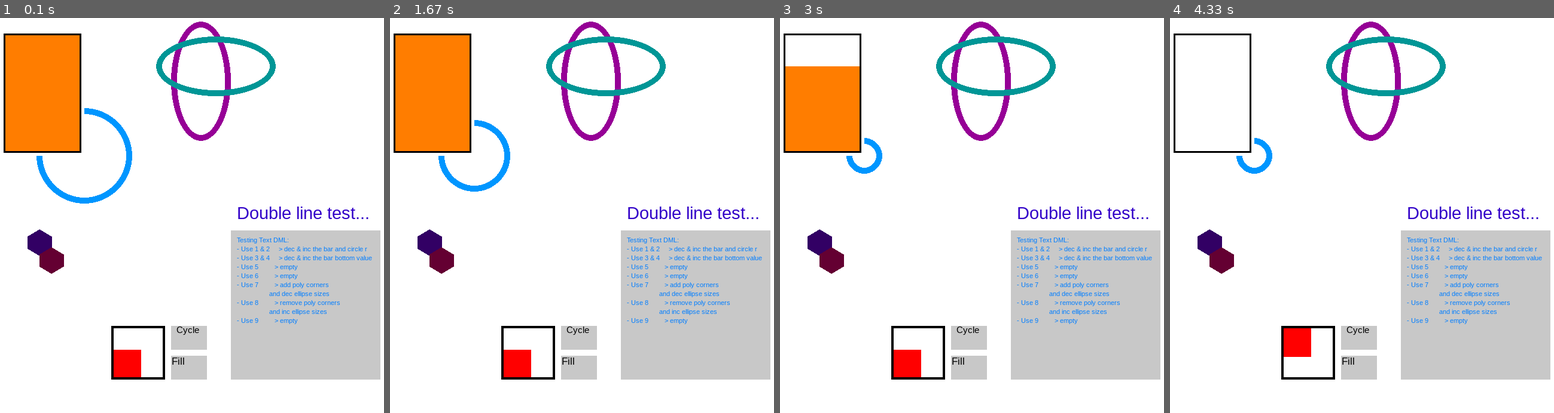
Above: before the commit, frames 1-4 (left to right).
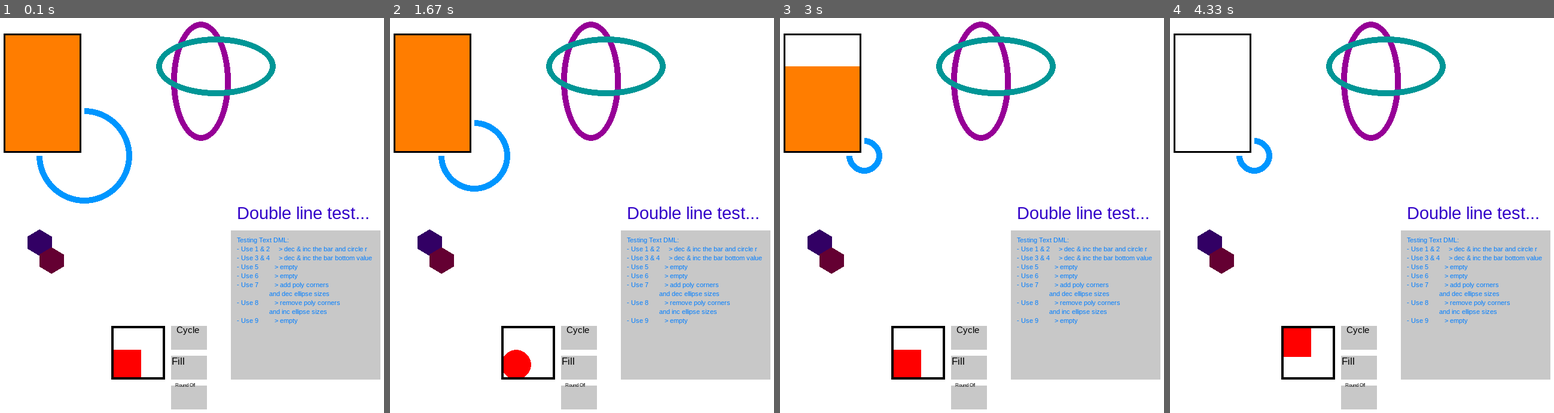
Above: after the commit, the same moments.

Repository: reimerrigtering/PygameUIExtension
Game: pygame game, started from testing.py
Two runs of this game, one before a commit and one after it. Both use one fixed random seed, a clock stepped at 60 frames per second and the inputs below.
Inputs (mouse positions are in pixels of both pictures, inside the frame that each line leads up to):
- Up to frame 1 (0.1 s): no input
- Up to frame 2 (1.67 s): tap 1 at 0.33, 1.33 s; click (624, 262) at 0.72 s; click (578, 397) at 1.05 s
- Up to frame 3 (3 s): click (968, 397) at 1.72 s; tap 1 at 2.07, 2.37, 2.62, 2.95 s; tap 4 at 2.15 s
- Up to frame 4 (4.33 s): tap 2 at 3.03 s; tap 1 at 3.25, 3.45, 3.75 s; tap 4 at 3.53 s; click "Cycle" at 4 s

The runs differ from the first frame. In frame 1, 0.6% of the frame differs, in the area x 44-54%, y 92-100%; in frame 2, 0.7%, in the area x 29-54%, y 83-100%; in frame 3, 0.6%; in frame 4, 0.6%.

Commit message:
Tested unverified features and bug fixes

Diff:
--- a/testing.py
+++ b/testing.py
@@ -47,8 +47,24 @@
 moving_block_fill = ObjectAnimation([(ObjectAnimation.Action.MOVE_TO, {'x': 200, 'y': 560, 'time': 60}),
                                      (ObjectAnimation.Action.SCALE_TO, {'width': 90, 'height': 90, 'time': 60})],
                                     animation_objects=[moving_block])
+moving_block_round_off = ObjectAnimation([(ObjectAnimation.Action.CHANGE_CORNER_RADIUS_TO,
+                                           {'radius': 60, 'time': 20})], animation_objects=[moving_block])
+moving_block_square = ObjectAnimation([(ObjectAnimation.Action.CHANGE_CORNER_RADIUS_TO,
+                                        {'radius': 0, 'time': 20})], animation_objects=[moving_block])
 
 moving_block_sequence_pos = 0
+block_rounded = False
+
+
+def round_block() -> None:
+    global block_rounded
+    if block_rounded:
+        moving_block_square.start()
+        print('cornering block')
+    else:
+        moving_block_round_off.start()
+        print('rounding block')
+    block_rounded = not block_rounded
 
 
 def move_block() -> None:
@@ -67,6 +83,8 @@
                            call_on_press=move_block)
 fill_block_button = Button(Rect(300, 610, 60, 40, color=(200, 200, 200)), _text=Text('Fill'), button_type='push',
                            call_on_press=moving_block_fill.start)
+round_block_button = Button(Rect(300, 660, 60, 40, color=(200, 200, 200)), _text=Text('Round Off'), button_type='push',
+                            call_on_press=round_block)
 
 
 def update_window():
@@ -87,6 +105,7 @@
 
     move_block_button.render()
     fill_block_button.render()
+    round_block_button.render()
 
     Button.release_push_buttons()
     Bar.process_all_bar_movement()
@@ -127,8 +146,7 @@
                             bar.modify_value(10, set_bottom=True)
                             print(f'{bar.display_range} -> {bar.target_range}')
 
-                        case pygame.K_5:
-                            print(ObjectAnimation.running_animations)
+                        # case pygame.K_5:
 
                         # case pygame.K_6:
 
@@ -154,6 +172,7 @@
                 case pygame.MOUSEBUTTONDOWN:
                     move_block_button.check_collision()
                     fill_block_button.check_collision()
+                    round_block_button.check_collision()
 
         update_window()
 
--- a/ui_classes.py
+++ b/ui_classes.py
@@ -824,7 +824,7 @@
                 case cls.CHANGE_CORNER_RADIUS:
                     if 'radius' in kwargs.keys():
                         step_size = kwargs['radius'] * transform_factor
-                        cur_object.corner_radius_all += step_size
+                        cur_object.corner_radius_all = round(cur_object.corner_radius_all + step_size)
                     else:
                         raise KeyError('radius key should be given to use CHANGE_CORNER_RADIUS action')
 
@@ -832,7 +832,7 @@
                     if 'radius' in kwargs.keys():
                         delta_r = kwargs['radius'] - cur_object.corner_radius_all
                         step_size = delta_r * transform_factor
-                        cur_object.corner_radius_all += step_size
+                        cur_object.corner_radius_all = round(cur_object.corner_radius_all + step_size)
                     else:
                         raise KeyError('radius key should be given to use CHANGE_CORNER_RADIUS_TO action')
 
@@ -915,7 +915,7 @@
             else:
                 self.started_move = True
 
-            if self.action_index > len(self.action_sequence):
+            if self.action_index >= len(self.action_sequence):
                 self.stop()
                 return
 
Not shown, changed: TODOs.txt
